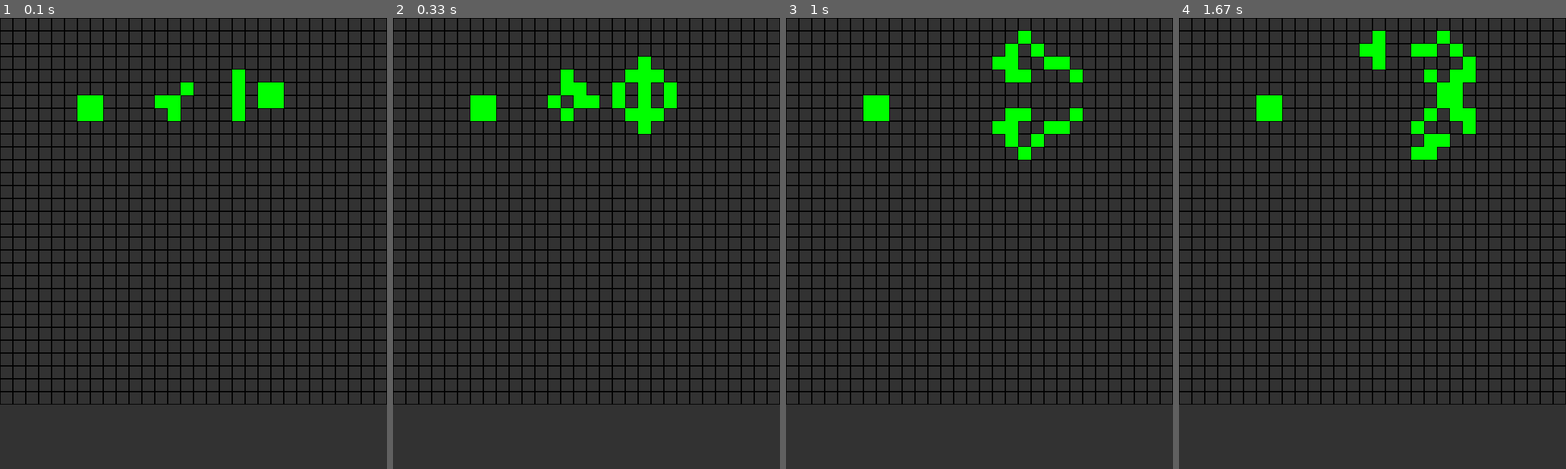
Above: before the commit, frames 1-4 (left to right).
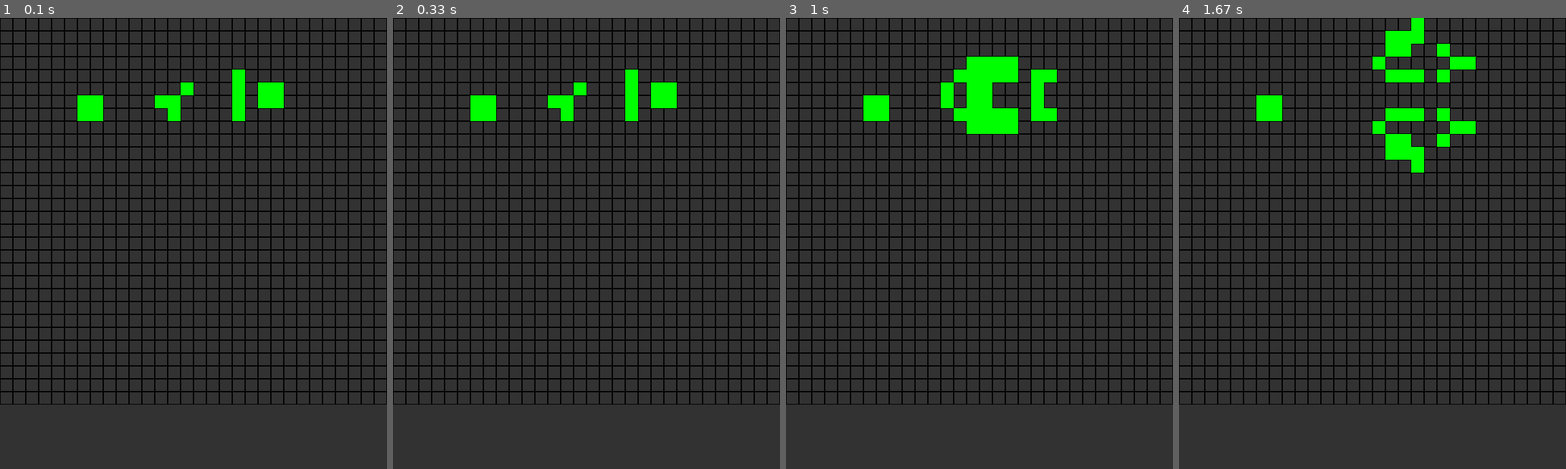
Above: after the commit, the same moments.

Repository: R-C-McDermott/Conway-Game-of-life-PyGame
Game: pygame game, started from main.py
Two runs of this game, one before a commit and one after it. Both use one fixed random seed, a clock stepped at 60 frames per second and the inputs below.
Inputs (mouse positions are in pixels of both pictures, inside the frame that each line leads up to):
- Up to frame 1 (0.1 s): no input
- Up to frame 2 (0.33 s): no input
- Up to frame 3 (1 s): tap Space at 0.33 s; press the mouse at (1037, 85) at 0.7 s; move the mouse to (1080, 243) at 0.8 s; release the mouse at (1118, 401) at 0.93 s
- Up to frame 4 (1.67 s): no input

Frame 1 is identical in both runs. In frame 2, 1.8% of the frame differs, in the area x 43-70%, y 8-26%; in frame 3, 3.6%; in frame 4, 4.1%, in the area x 46-77%, y 0-35%.

Commit message:
Addition of user input
User can now draw on starting grid and run pressing space. User can also reset the game pressing r

Diff:
--- a/grid_class.py
+++ b/grid_class.py
@@ -1,7 +1,8 @@
-# block class
+# grid class
 
 import numpy as np
 from scipy.ndimage import convolve
+
 
 class Grid:
     def __init__(self, x_dim, y_dim, block_size, start_conditions):
@@ -11,12 +12,23 @@
         self.grid_x_coord = int(self.x_dim / self.block_size)
         self.grid_y_coord = int(self.y_dim / self.block_size)
         self.grid_array = start_conditions
+        self.reset = start_conditions
 
+    # Resets game array to array of zeros (empty)
+    def reset_array(self):
+        self.grid_array = np.zeros((self.grid_x_coord, self.grid_y_coord), dtype=int)
 
-    def print_array(self):
-        print(self.grid_array)
+    # Adds block to array given the coordinates of a mouse click
+    def add_to_array(self, generate, pos, block_size):
+        if not generate:
+            row = pos[1] // block_size
+            column = pos[0] // block_size
+            if self.grid_array[row, column] == 1:
+                self.grid_array[row, column] = 0
+            else:
+                self.grid_array[row, column] = 1
 
-
+    # Convolution map of the game grid to determine the outcome of the next generation
     def convolution_map(self):
         kernel = np.array([[1, 1, 1],
                            [1, 0, 1],
@@ -25,7 +37,7 @@
         c = convolve(self.grid_array, kernel, mode="constant")
         return c
 
-
+    # Updates the game grid from the values contained in the convolution array given the rules of the game
     def next_generation(self):
         con_map = self.convolution_map()
 
--- a/main.py
+++ b/main.py
@@ -19,6 +19,8 @@
 # GAME_FONT = pygame.font.SysFont('Times New Roman', 30)
 FPS = 15
 
+
+# Creates a sample starting setup containing 2 stable blocks
 start_conditions = np.zeros((GAME_SURFACE_X // BLOCK_SIZE, GAME_SURFACE_Y // BLOCK_SIZE), dtype=int)
 
 start_conditions[6, 6] = 1
@@ -41,6 +43,7 @@
 start_conditions[6, 18] = 1
 start_conditions[7, 18] = 1
 
+# ~~~~~~~~~~~~~~~~~~~~~~~~~ #
 
 
 def get_coords(grid):
@@ -59,8 +62,6 @@
     for x, y in coords:
         pygame.draw.rect(WIN, BLOCK_COLOUR, (x, y, BLOCK_SIZE, BLOCK_SIZE))
 
-    grid.next_generation()
-
     pygame.display.update()
 
 
@@ -74,19 +75,32 @@
 def main():
     clock = pygame.time.Clock()
     grid = gr.Grid(GAME_SURFACE_X, GAME_SURFACE_Y, BLOCK_SIZE, start_conditions)
-    print()
     run = True
+    generate = False
     while run:
         clock.tick(FPS)
 
         draw_game(grid)
-        #x, y = pygame.mouse.get_pos()
-        #print(x, y)
+
+        if generate:
+            grid.next_generation()
 
         for event in pygame.event.get():
             if event.type == pygame.QUIT:
                 pygame.quit()
                 run = False
+            # Adds blocks to the game grid before running
+            if event.type == pygame.MOUSEBUTTONUP:
+                pos = pygame.mouse.get_pos()
+                grid.add_to_array(generate, pos, BLOCK_SIZE)
+            if event.type == pygame.KEYUP:
+                # Runs the current starting conditions
+                if event.key == pygame.K_SPACE:
+                    generate = True
+                # Resets the game - gives clean array to create shapes
+                if event.key == pygame.K_r:
+                    grid.reset_array()
+                    generate = False
 
 
 if __name__ == "__main__":
